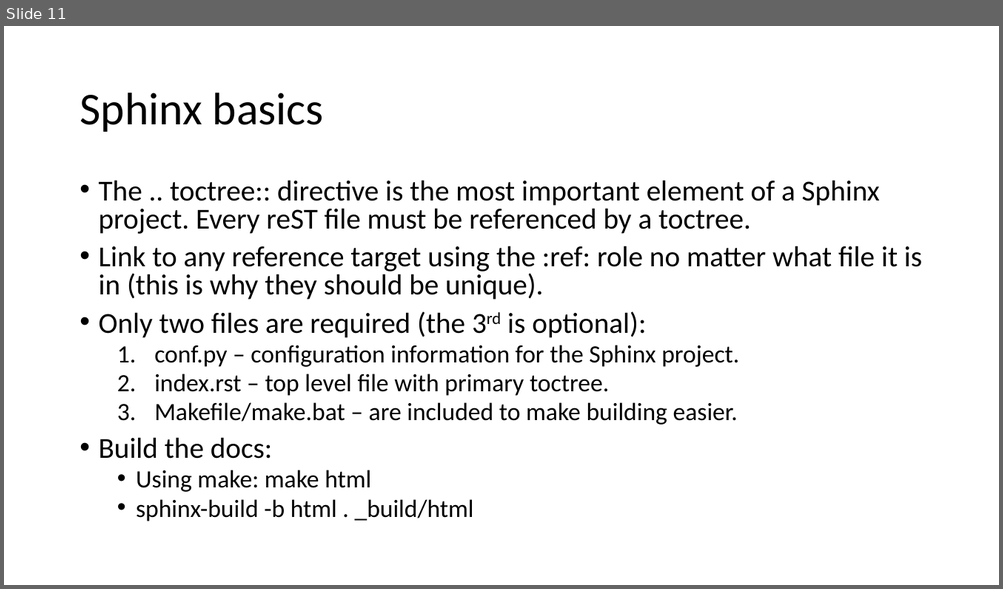
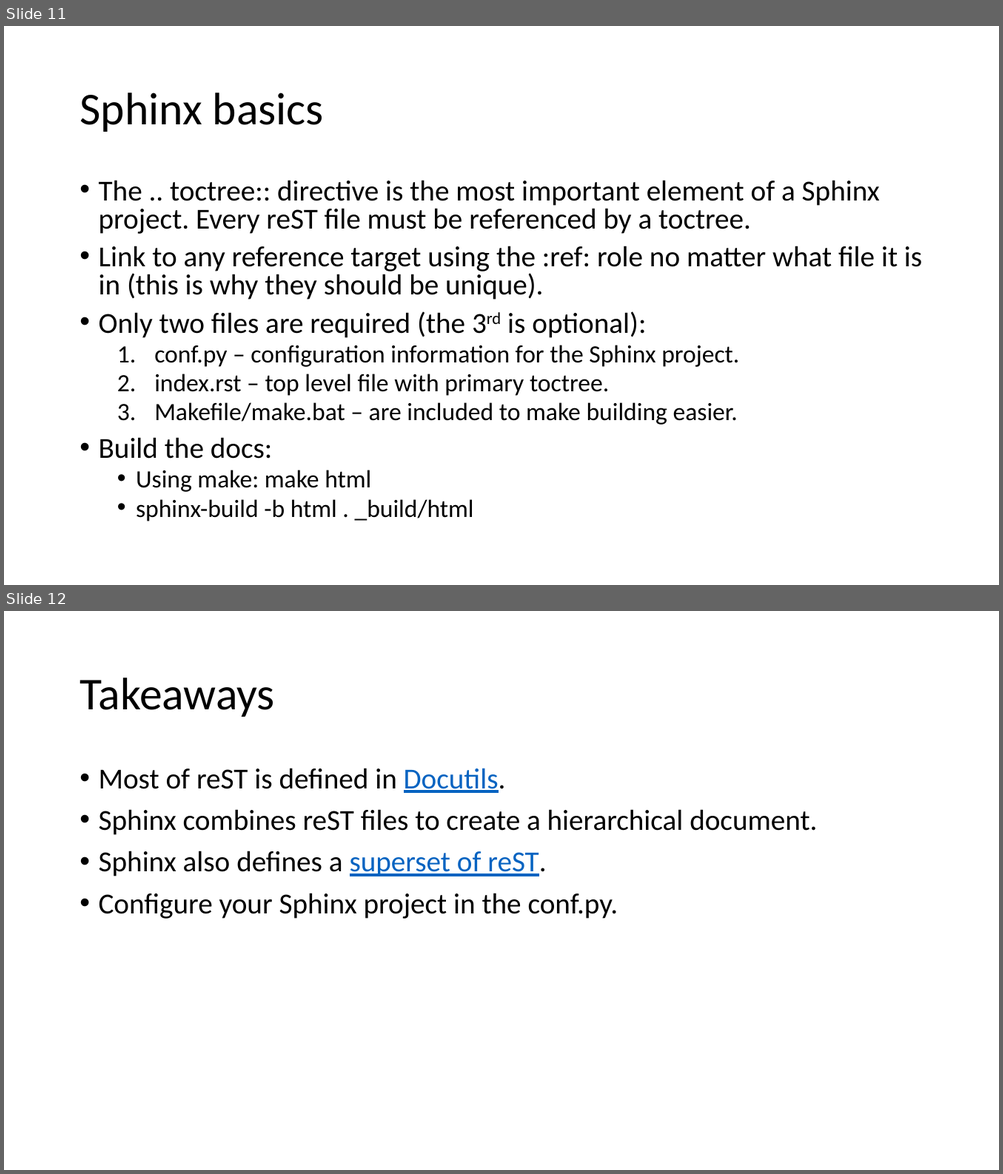
Before and after one commit to intelkevinputnam/tech-writing-school, a slide deck: rest-sphinx-for-open-source.pptx. Shown one above the other, each under a label of ours: slide 11 before the commit, slides 11 and 12 after it. The pictures are 1003x589 and 1003x1174 pixels, drawn with LibreOffice and Linux fonts; fonts in the diff are those of the drawing. Boxes give left, top, right and bottom in pixels: in the first picture for what was removed or moved away, otherwise in the second. Text is boxed around its words. In the diff, an @@ line names an element or a change of style, - is before the commit and + after.

```diff
--- a/rest-sphinx-for-open-source.pptx
+++ b/rest-sphinx-for-open-source.pptx
@@ slide 12 added at (4, 611, 999, 1170), background #FFFFFF @@
@@ title added at (79, 678, 275, 717), 44 pt, text #000000 @@
+Takeaways
@@ text added at (99, 768, 817, 919), 28 pt, text #000000 @@
+• Most of reST is defined in Docutils.
+• Sphinx combines reST files to create a hierarchical document.
+• Sphinx also defines a superset of reST.
+• Configure your Sphinx project in the conf.py.
```
Also in this commit, not shown: 3 slides changed.
